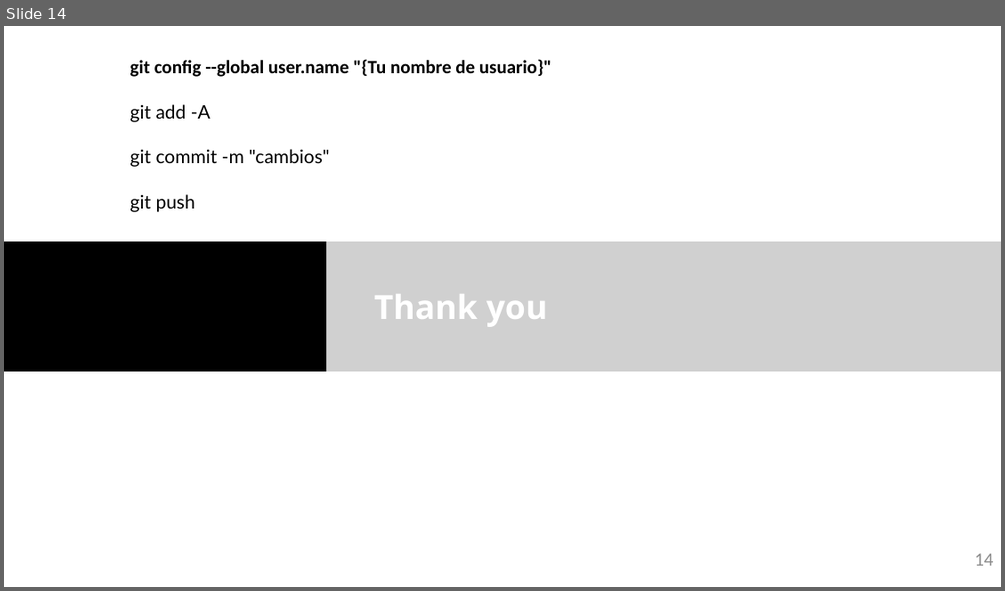
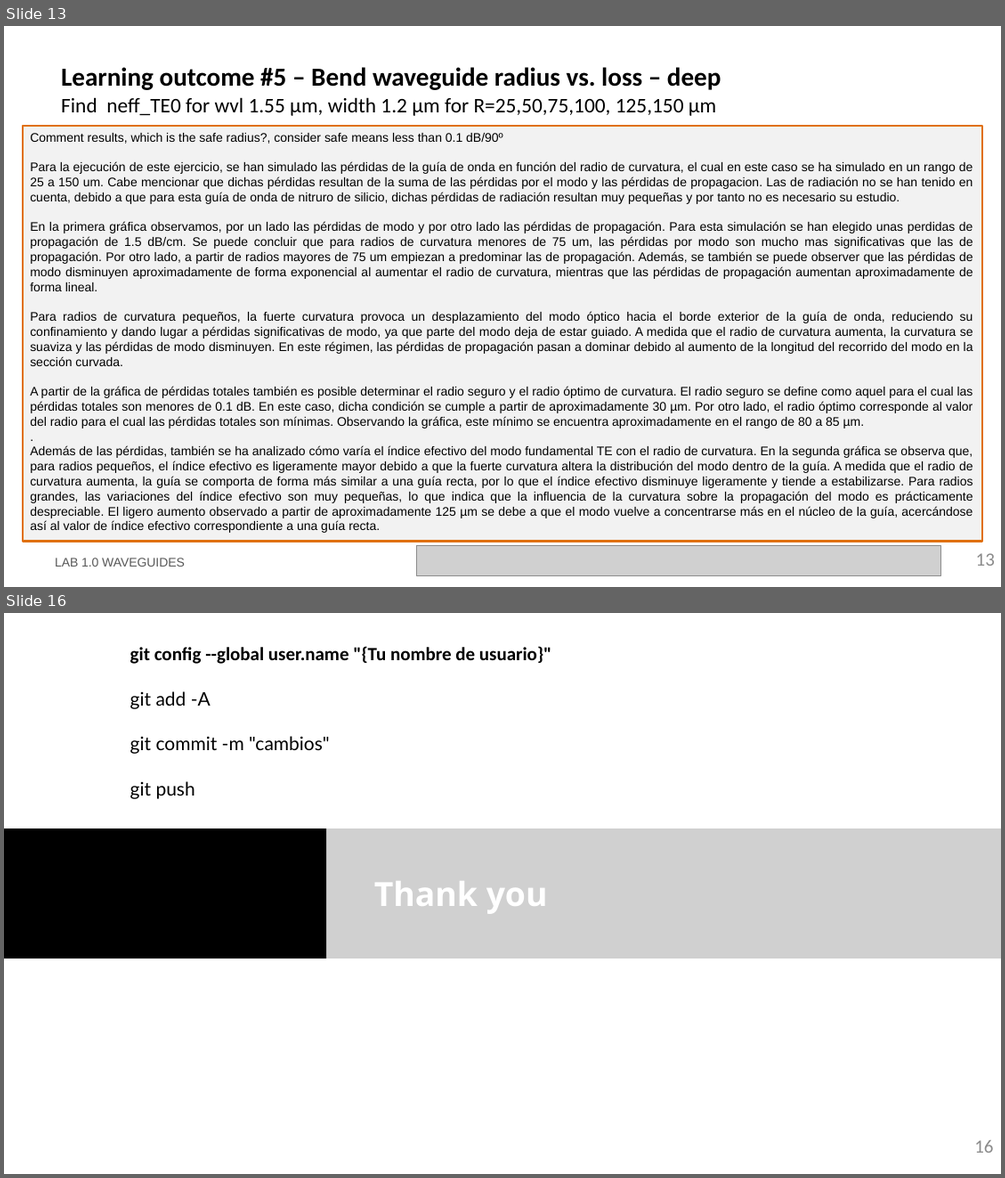
Before and after one commit to cccanvas-upv/cifoin-lab1, a slide deck: LabBook_10.pptx. Shown one above the other, each under a label of ours: slide 14 before the commit, slides 13 and 16 after it; the slides between them are not shown. The pictures are 1005x591 and 1005x1178 pixels, drawn with LibreOffice and Linux fonts; fonts in the diff are those of the drawing; grey boxes stand for pictures; background and template pictures are left out. Boxes give left, top, right and bottom in pixels: in the first picture for what was removed or moved away, otherwise in the second. Text is boxed around its words. In the diff, an @@ line names an element or a change of style, - is before the commit and + after.

```diff
--- a/LabBook_10.pptx
+++ b/LabBook_10.pptx
@@ slide 13 added at box(4, 26, 1001, 587), background #FFFFFF @@
@@ title added at box(61, 67, 721, 116), 20 pt, text #000000 @@
+Learning outcome #5 – Bend waveguide radius vs. loss – deep
+Find neff_TE0 for wvl 1.55 µm, width 1.2 µm for R=25,50,75,100, 125,150 µm
@@ rectangle added at box(23, 126, 982, 540), fill #F2F2F2, outline #E0700D 2.25 pt, 12 pt, text #000000 @@
+Comment results, which is the safe radius?, consider safe means less than 0.1 dB/90º
+Para la ejecución de este ejercicio, se han simulado las pérdidas de la guía de onda en función del radio de curvatura, el cual en este caso se ha simulado en un rango de 25 a 150 um. Cabe mencionar que dichas pérdidas resultan de la suma de las pérdidas por el modo y las pérdidas de propagacion. Las de radiación no se han tenido en cuenta, debido a que para esta guía de onda de nitruro de silicio, dichas pérdidas de radiación resultan muy pequeñas y por tanto no es necesario su estudio.
+En la primera gráfica observamos, por un lado las pérdidas de modo y por otro lado las pérdidas de propagación. Para esta simulación se han elegido unas perdidas de propagación de 1.5 dB/cm. Se puede concluir que para radios de curvatura menores de 75 um, las pérdidas por modo son mucho mas significativas que las de propagación. Por otro lado, a partir de radios mayores de 75 um empiezan a predominar las de propagación. Además, se también se puede observer que las pérdidas de modo disminuyen aproximadamente de forma exponencial al aumentar el radio de curvatura, mientras que las pérdidas de propagación aumentan aproximadamente de forma lineal.
+Para radios de curvatura pequeños, la fuerte curvatura provoca un desplazamiento del modo óptico hacia el borde exterior de la guía de onda, reduciendo su confinamiento y dando lugar a pérdidas significativas de modo, ya que parte del modo deja de estar guiado. A medida que el radio de curvatura aumenta, la curvatura se suaviza y las pérdidas de modo disminuyen. En este régimen, las pérdidas de propagación pasan a dominar debido al aumento de la longitud del recorrido del modo en la sección curvada.
+A partir de la gráfica de pérdidas totales también es posible determinar el radio seguro y el radio óptimo de curvatura. El radio seguro se define como aquel para el cual las pérdidas totales son menores de 0.1 dB. En este caso, dicha condición se cumple a partir de aproximadamente 30 µm. Por otro lado, el radio óptimo corresponde al valor del radio para el cual las pérdidas totales son mínimas. Observando la gráfica, este mínimo se encuentra aproximadamente en el rango de 80 a 85 µm.
+.
+Además de las pérdidas, también se ha analizado cómo varía el índice efectivo del modo fundamental TE con el radio de curvatura. En la segunda gráfica se observa que, para radios pequeños, el índice efectivo es ligeramente mayor debido a que la fuerte curvatura altera la distribución del modo dentro de la guía. A medida que el radio de curvatura aumenta, la guía se comporta de forma más similar a una guía recta, por lo que el índice efectivo disminuye ligeramente y tiende a estabilizarse. Para radios grandes, las variaciones del índice efectivo son muy pequeñas, lo que indica que la influencia de la curvatura sobre la propagación del modo es prácticamente despreciable. El ligero aumento observado a partir de aproximadamente 125 µm se debe a que el modo vuelve a concentrarse más en el núcleo de la guía, acercándose así al valor de índice efectivo correspondiente a una guía recta.
@@ text added at box(55, 557, 185, 566), 12 pt, text #585858 @@
+LAB 1.0 WAVEGUIDES
@@ picture added at box(417, 546, 941, 576) @@
@@ page number added at box(976, 553, 995, 565), 18 pt, text #8C8C8C @@
+13
@@ what was slide 14 is now slide 16 @@
@@ page number at box(974, 1140, 993, 1152): text changed @@
-14
+16
```
Also in this commit, not shown: 2 slides changed, 1 other slide added, 2 other files.
